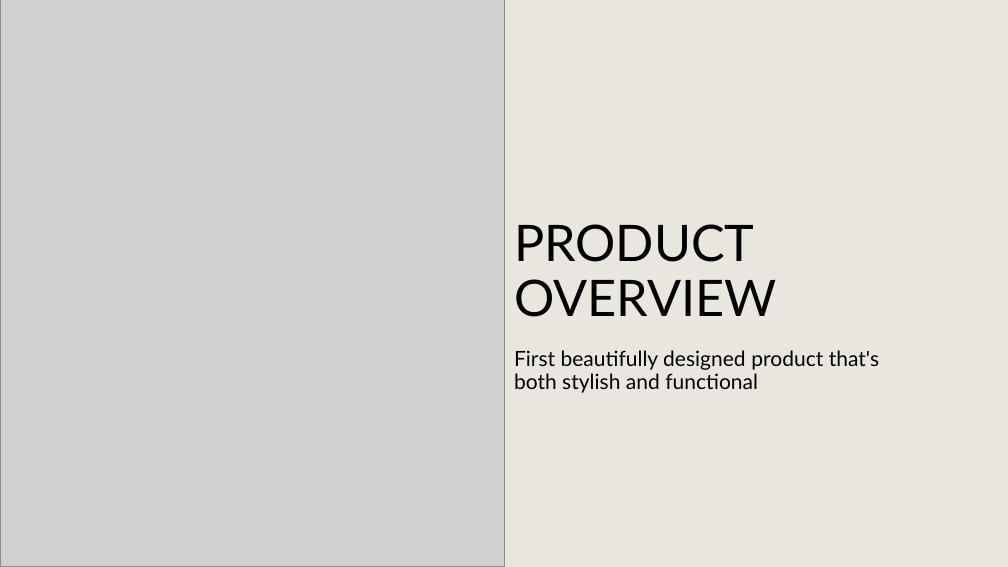
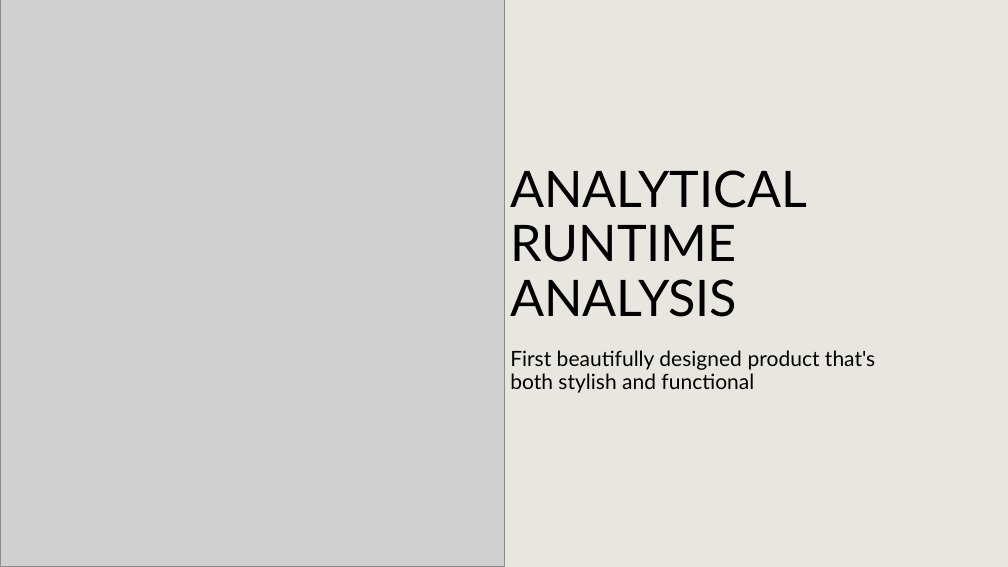
Before and after one commit to PictureOfGray/CS412-Team-NAME, a slide deck: slide 5 of presentations/TeamNAMETSP.pptx. Drawn at 1008x567 pixels with LibreOffice and Linux fonts; fonts in the diff are those of the drawing; grey boxes stand for pictures; background and template pictures are left out. Boxes give left, top, right and bottom in pixels: in the first picture for what was removed or moved away, otherwise in the second. Text is boxed around its words. In the diff, an @@ line names an element or a change of style, - is before the commit and + after.

```diff
--- a/presentations/TeamNAMETSP.pptx
+++ b/presentations/TeamNAMETSP.pptx
@@ title at (510,170,807,317): text changed @@
-PRODUCT OVERVIEW
+ANALYTICAL RUNTIME ANALYSIS
@@ text "First beautifully designed product that's ...": place and size @@
-text "First beautifully designed product that's ..." at (514,350,879,393)
+text "First beautifully designed product that's ..." at (510,350,875,393)
```
Also in this commit, not shown: 8 other slides changed, 4 slides added, 2 slides removed, 1 other file.
